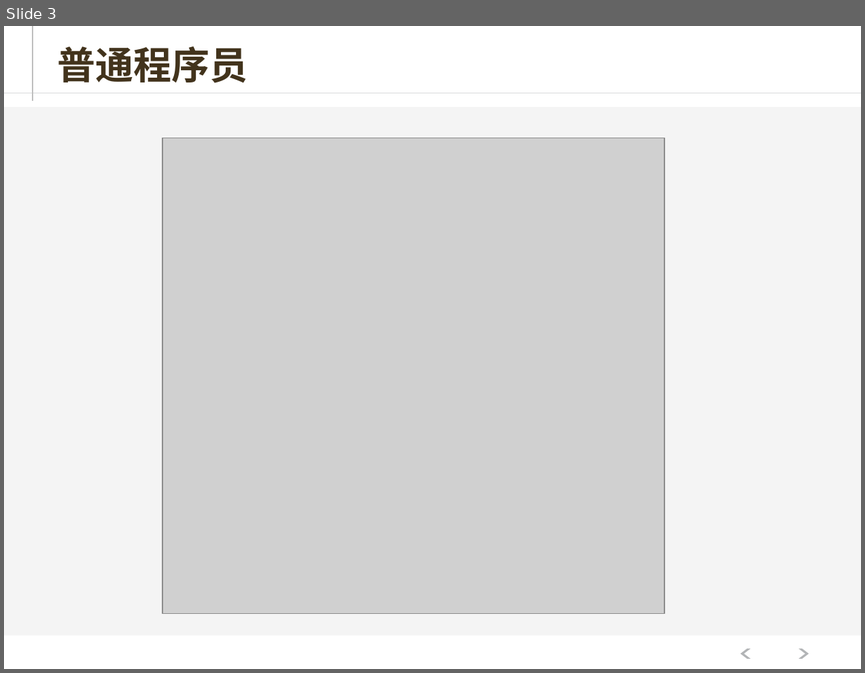
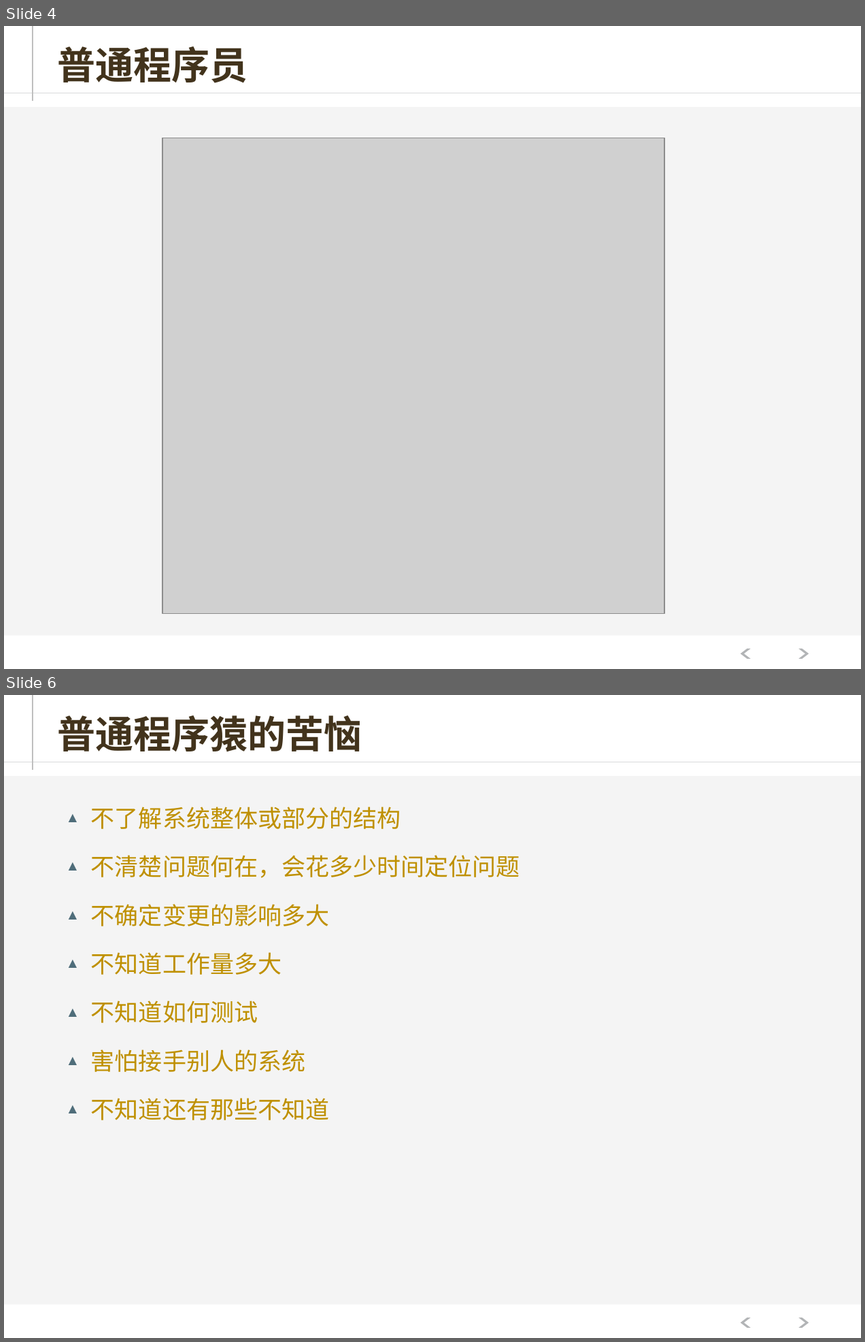
Before and after one commit to hejiehui/xross-tools-installer, a slide deck: doc/X-series V2.pptx. Shown one above the other, each under a label of ours: slide 3 before the commit, slides 4 and 6 after it; the slides between them are not shown. The pictures are 865x673 and 865x1342 pixels, drawn with LibreOffice and Linux fonts; fonts in the diff are those of the drawing; grey boxes stand for pictures. Boxes give left, top, right and bottom in pixels: in the first picture for what was removed or moved away, otherwise in the second. Text is boxed around its words. In the diff, an @@ line names an element or a change of style, - is before the commit and + after.

```diff
--- a/doc/X-series V2.pptx
+++ b/doc/X-series V2.pptx
@@ slide 6 added at (4,695,861,1338), background #FFFFFF; not listed: 5 template elements that a slide beside it also shows @@
@@ title added at (57,715,362,752), 32 pt, text #42331C, bold @@
+普通程序猿的苦恼
@@ text added at (91,807,520,1120), 20 pt, text #BF9000 @@
+▲ 不了解系统整体或部分的结构
+▲ 不清楚问题何在，会花多少时间定位问题
+▲ 不确定变更的影响多大
+▲ 不知道工作量多大
+▲ 不知道如何测试
+▲ 害怕接手别人的系统
+▲ 不知道还有那些不知道
@@ what was slide 3 is now slide 4 @@
```
Also in this commit, not shown: 7 slides changed, 4 other slides added, 2 slides removed.
